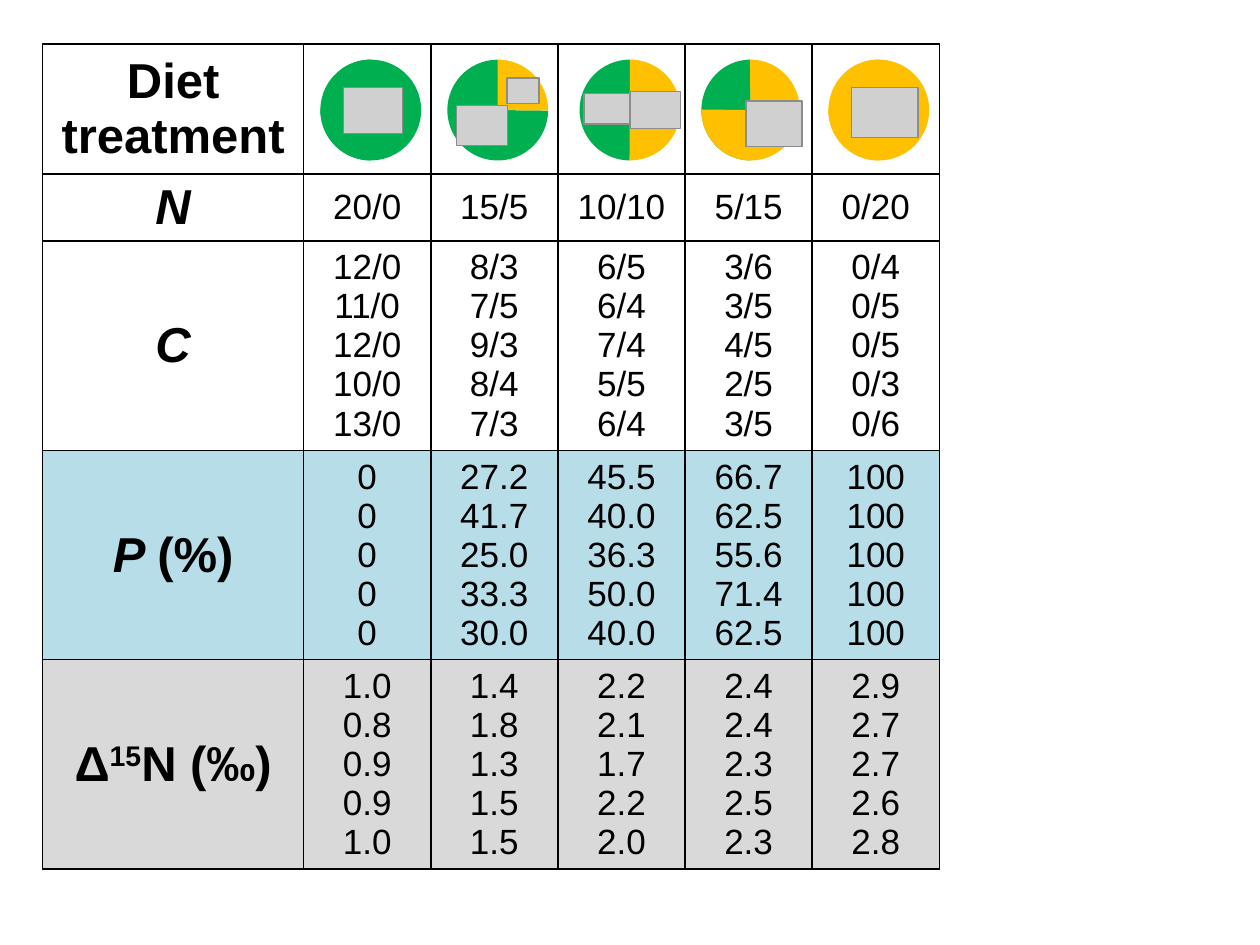
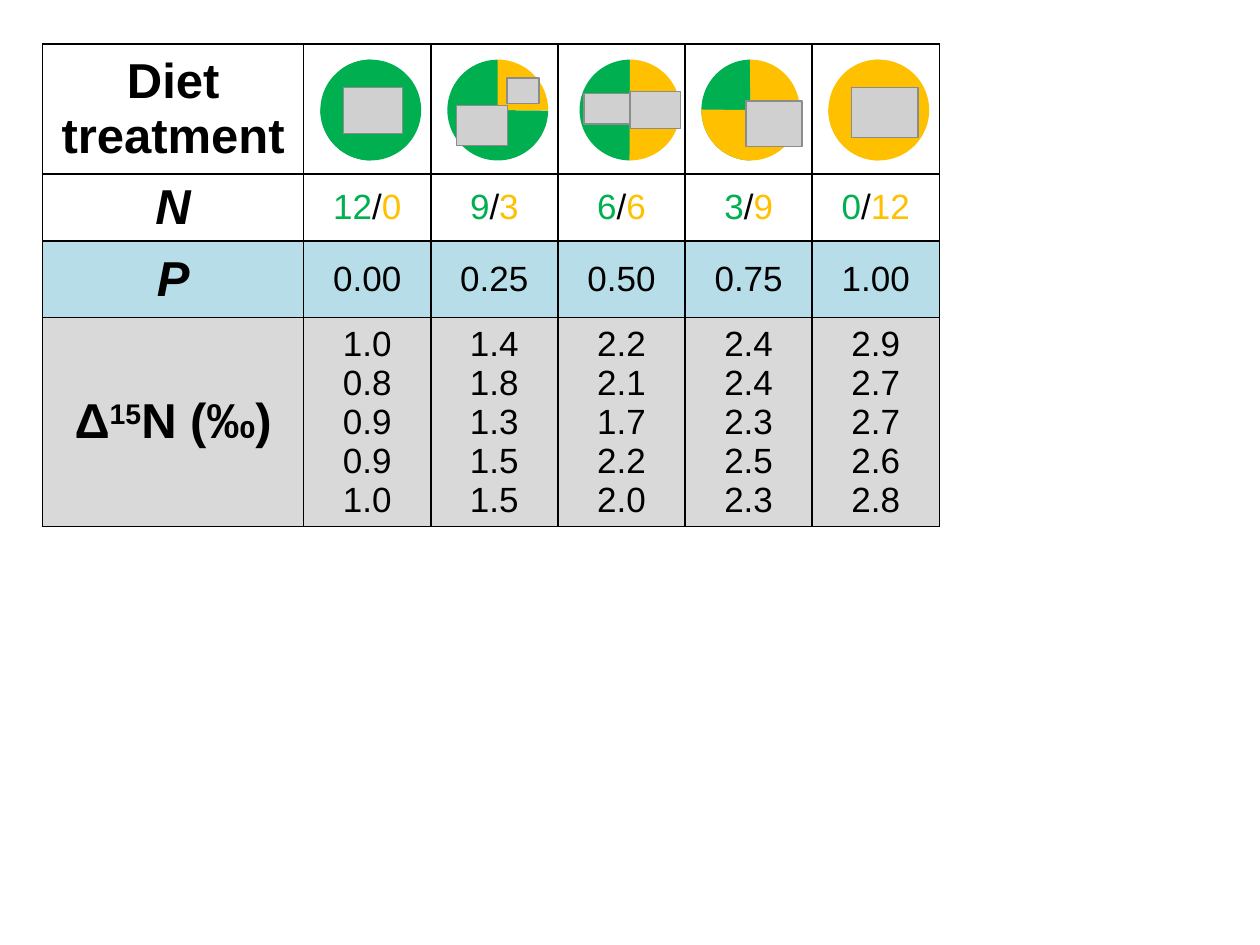
Before and after one commit to GenChangHSU/2023_Framework_for_Degree_of_Intraguild_Predation, a slide deck: slide 7 of Figures/Figures.pptx. Drawn at 1260x945 pixels with LibreOffice and Linux fonts; fonts in the diff are those of the drawing; grey boxes stand for pictures; background and template pictures are left out. Boxes give left, top, right and bottom in pixels: in the first picture for what was removed or moved away, otherwise in the second. Text is boxed around its words. In the diff, an @@ line names an element or a change of style, - is before the commit and + after.

```diff
--- a/Figures/Figures.pptx
+++ b/Figures/Figures.pptx
@@ table at (43, 44, 940, 544) @@
-row 2: N | 20/0 | 15/5 | 10/10 | 5/15 | 0/20
-row 3: C | 12/0 / 11/0 / 12/0 / 10/0 / 13/0 | 8/3 / 7/5 / 9/3 / 8/4 / 7/3 | 6/5 / 6/4 / 7/4 / 5/5 / 6/4 | 3/6 / 3/5 / 4/5 / 2/5 / 3/5 | 0/4 / 0/5 / 0/5 / 0/3 / 0/6
-row 4: P (%) | 0 / 0 / 0 / 0 / 0 | 27.2 / 41.7 / 25.0 / 33.3 / 30.0 | 45.5 / 40.0 / 36.3 / 50.0 / 40.0 | 66.7 / 62.5 / 55.6 / 71.4 / 62.5 | 100 / 100 / 100 / 100 / 100
+row 2: N | 12/0 | 9/3 | 6/6 | 3/9 | 0/12
+row 3: P | 0.00 | 0.25 | 0.50 | 0.75 | 1.00
```
Also in this commit, not shown: 4 other slides changed, 2 other files.
